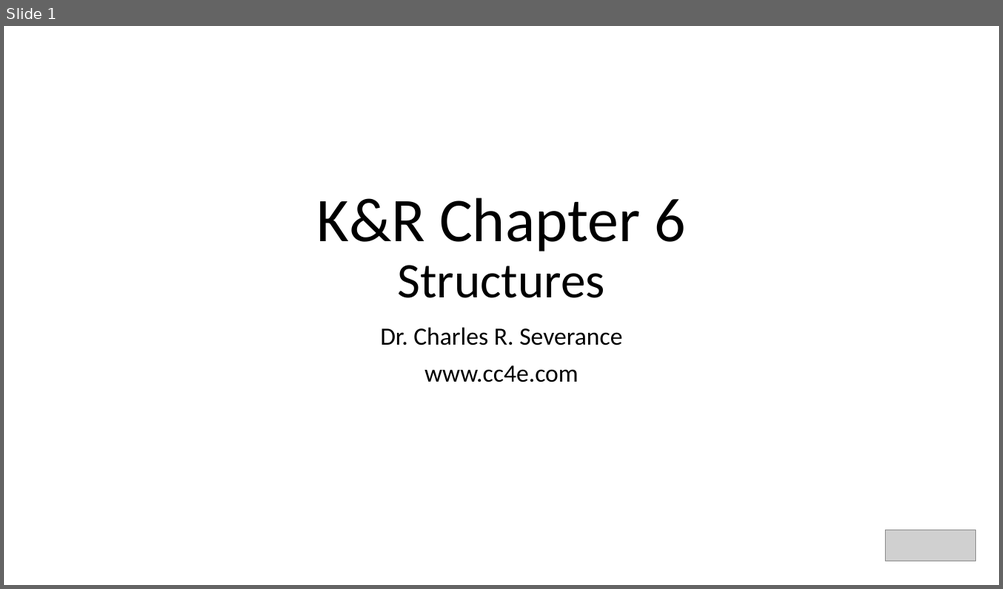
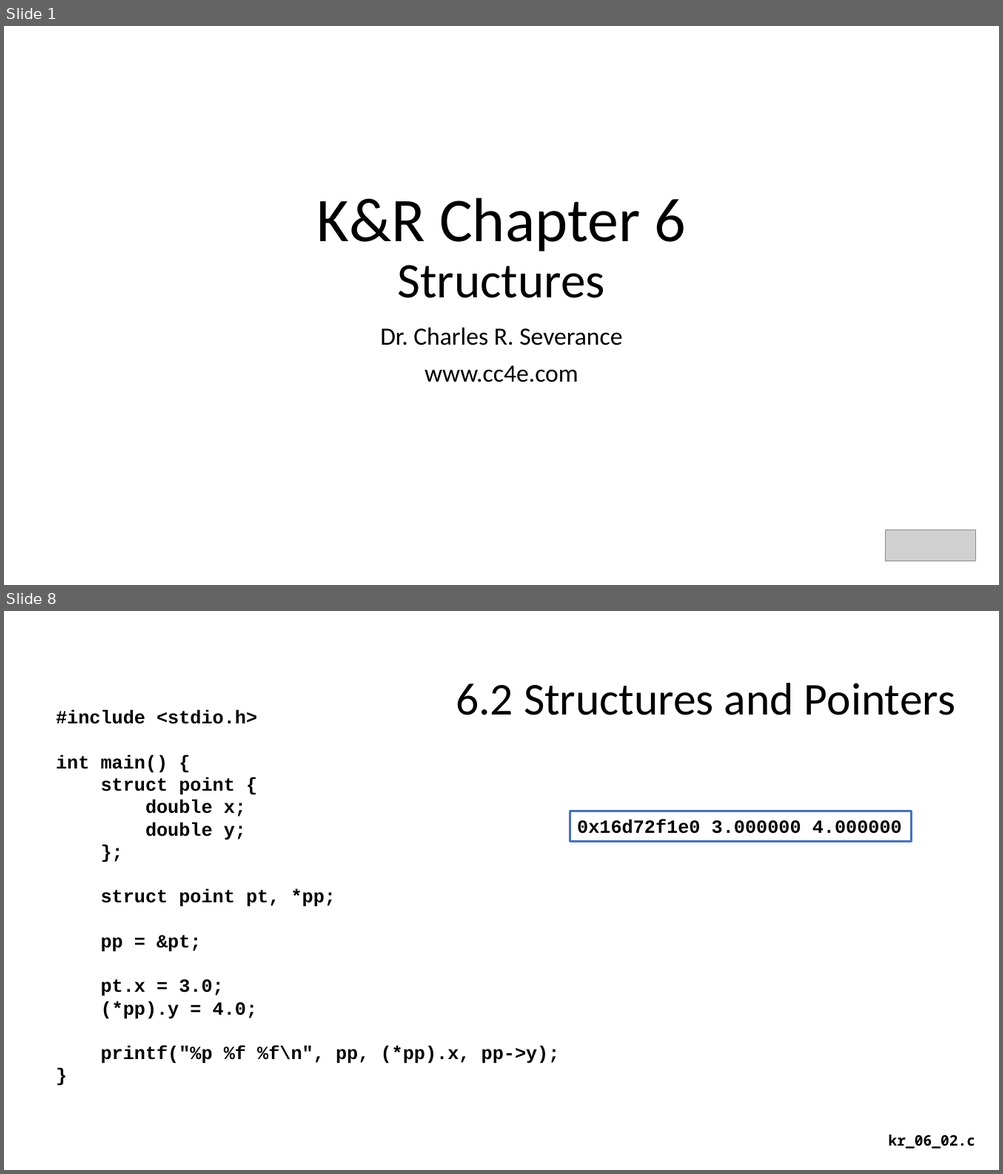
Before and after one commit to csev/cc4e, a slide deck: lectures/KR-6.pptx. Shown one above the other, each under a label of ours: slide 1 before the commit, slides 1 and 8 after it; the slides between them are not shown. The pictures are 1003x589 and 1003x1174 pixels, drawn with LibreOffice and Linux fonts; fonts in the diff are those of the drawing; grey boxes stand for pictures. Boxes give left, top, right and bottom in pixels: in the first picture for what was removed or moved away, otherwise in the second. Text is boxed around its words. In the diff, an @@ line names an element or a change of style, - is before the commit and + after.

```diff
--- a/lectures/KR-6.pptx
+++ b/lectures/KR-6.pptx
@@ slide 8 added at bbox=[4, 611, 999, 1170], background #FFFFFF @@
@@ title added at bbox=[455, 683, 955, 715], 44 pt, text #000000 @@
+6.2 Structures and Pointers
@@ text added at bbox=[56, 710, 560, 1064], 18 pt, text #000000, bold @@
+#include <stdio.h>
+int main() {
+struct point {
+double x;
+double y;
+};
+struct point pt, *pp;
+pp = &pt;
+pt.x = 3.0;
+(*pp).y = 4.0;
+printf("%p %f %f\n", pp, (*pp).x, pp->y);
+}
@@ rectangle added at bbox=[569, 811, 910, 841], outline #4472C4 2.25 pt, 18 pt, text #000000, bold @@
+0x16d72f1e0 3.000000 4.000000
@@ text added at bbox=[888, 1135, 976, 1149], 14 pt, text #000000, bold @@
+kr_06_02.c
```
Also in this commit, not shown: 1 slide changed, 32 other slides added, 1 slide removed, 8 other files.
